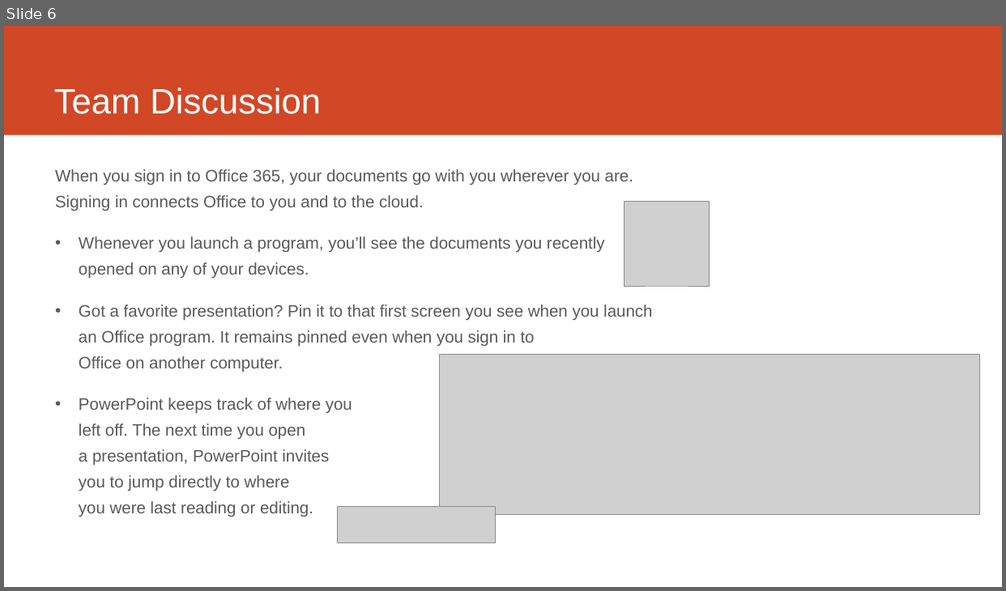
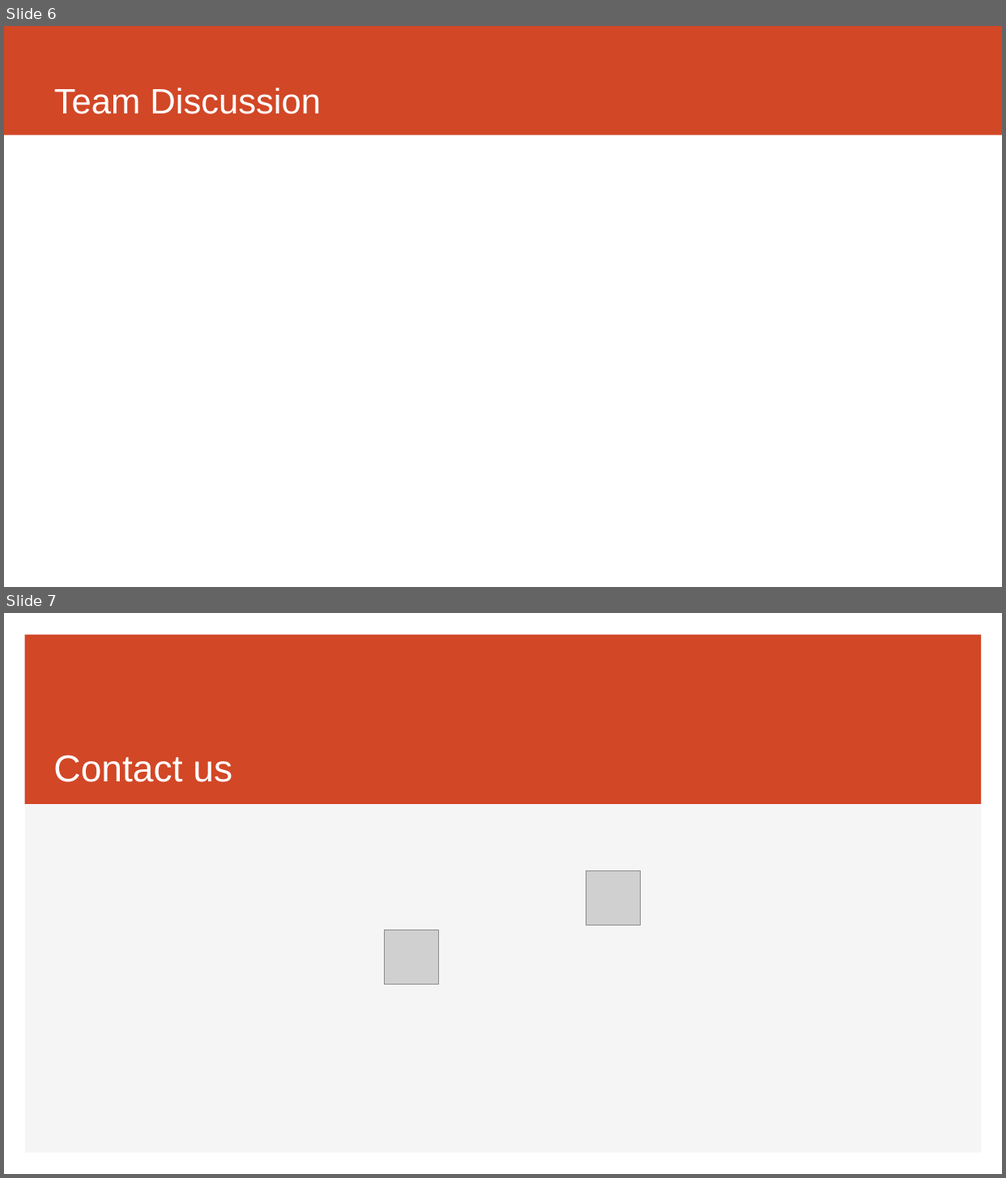
Before and after one commit to x-tb/chatbotmanager, a slide deck: Presentasi Materi Project Chatbot Manager Python PHP.pptx. Shown one above the other, each under a label of ours: slide 6 before the commit, slides 6 and 7 after it. The pictures are 1006x591 and 1006x1178 pixels, drawn with LibreOffice and Linux fonts; fonts in the diff are those of the drawing; grey boxes stand for pictures. Boxes give left, top, right and bottom in pixels: in the first picture for what was removed or moved away, otherwise in the second. Text is boxed around its words. In the diff, an @@ line names an element or a change of style, - is before the commit and + after.

```diff
--- a/Presentasi Materi Project Chatbot Manager Python PHP.pptx
+++ b/Presentasi Materi Project Chatbot Manager Python PHP.pptx
@@ slide 7 added at bbox=[4, 613, 1002, 1174], background #FFFFFF @@
@@ rectangle added at bbox=[25, 635, 982, 1153], fill #F5F5F5 @@
@@ rectangle added at bbox=[25, 635, 982, 805], fill #D24726 @@
@@ title added at bbox=[53, 755, 232, 782], 36 pt, text #FFFFFF @@
+Contact us
@@ picture added at bbox=[586, 871, 641, 925] @@
@@ picture added at bbox=[385, 931, 438, 984] @@
@@ slide 6 changed as well @@
@@ text removed at bbox=[55, 169, 652, 518] @@
-When you sign in to Office 365, your documents go with you wherever you are.
-Signing in connects Office to you and to the cloud.
-• Whenever you launch a program, you’ll see the documents you recently
-  opened on any of your devices.
-• Got a favorite presentation? Pin it to that first screen you see when you launch an Office program. It remains pinned even when you sign in to
-  Office on another computer.
-• PowerPoint keeps track of where you
-  left off. The next time you open
-  a presentation, PowerPoint invites
-  you to jump directly to where
-  you were last reading or editing.
@@ picture removed at bbox=[624, 201, 710, 286] @@
@@ picture removed at bbox=[439, 355, 979, 515] @@
@@ picture removed at bbox=[337, 507, 495, 544] @@
```
Also in this commit, not shown: 3 other slides changed, 2 other slides added, 3 slides removed.
